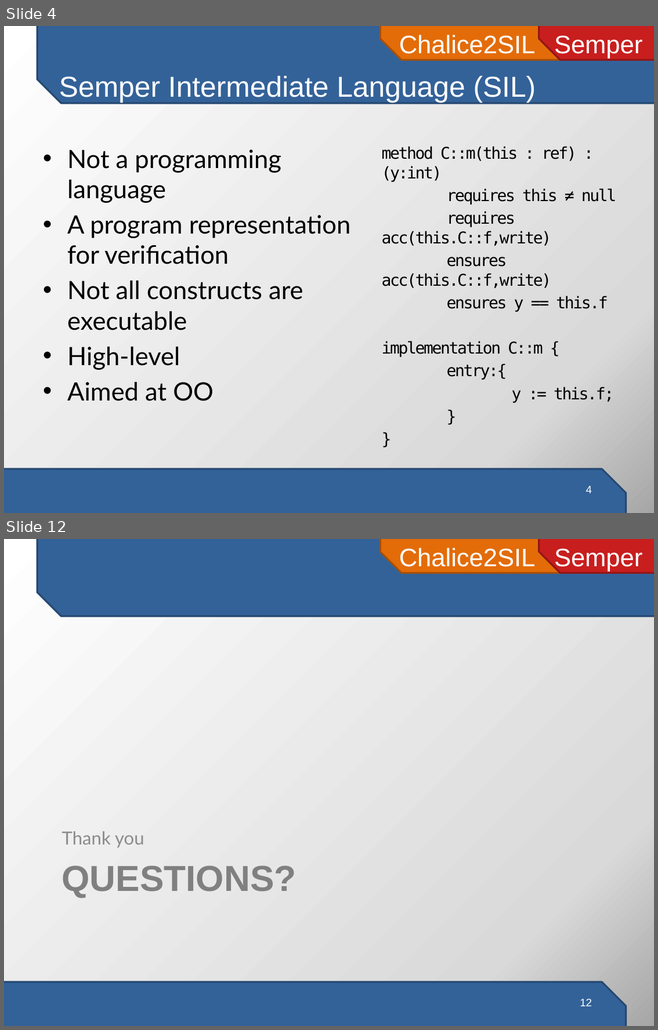
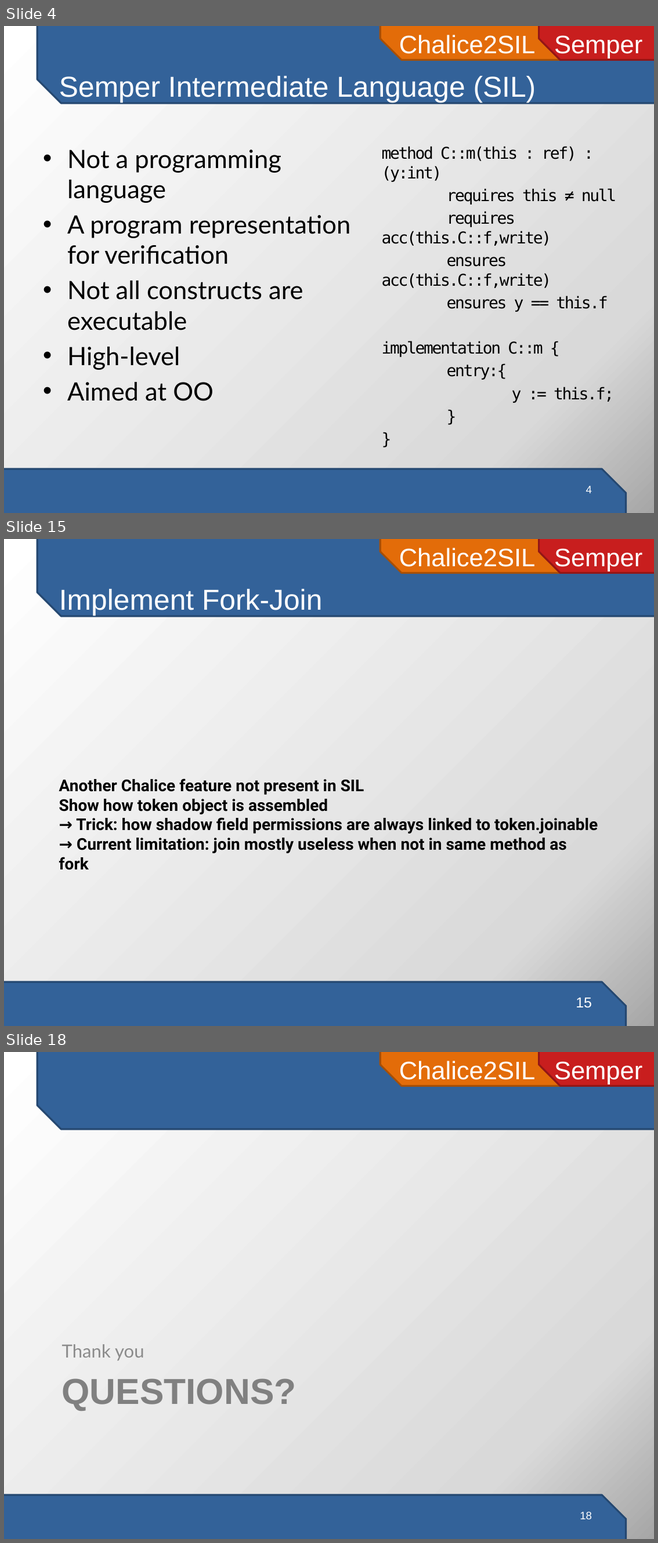
Before and after one commit to viperproject/chalice2silver, a slide deck: chalice2sil/doc/presentation/chalice2sil-presentation.pptx. Shown one above the other, each under a label of ours: slides 4 and 12 before the commit, slides 4, 15 and 18 after it; the slides between them are not shown. The pictures are 658x1030 and 658x1543 pixels, drawn with LibreOffice and Linux fonts; fonts in the diff are those of the drawing. Boxes give left, top, right and bottom in pixels: in the first picture for what was removed or moved away, otherwise in the second. Text is boxed around its words. In the diff, an @@ line names an element or a change of style, - is before the commit and + after.

```diff
--- a/chalice2sil/doc/presentation/chalice2sil-presentation.pptx
+++ b/chalice2sil/doc/presentation/chalice2sil-presentation.pptx
@@ slide 15 added at [4, 539, 654, 1026], background gradient #FFFFFF to #D9D9D9 to #A6A6A6; not listed: 4 template elements that a slide beside it also shows @@
@@ title added at [59, 589, 322, 616], 32 pt, text #FFFFFF @@
+Implement Fork-Join
@@ text added at [59, 779, 597, 870], 18 pt, text #000000, bold @@
+Another Chalice feature not present in SIL
+Show how token object is assembled
+→ Trick: how shadow field permissions are always linked to token.joinable
+→ Current limitation: join mostly useless when not in same method as fork
@@ page number added at [575, 998, 592, 1008], 16 pt, text #FFFFFF @@
+15
@@ what was slide 12 is now slide 18 @@
@@ page number at [579, 1512, 592, 1519]: text changed @@
-12
+18
```
Also in this commit, not shown: 2 slides changed, 11 other slides added, 1 other file.
